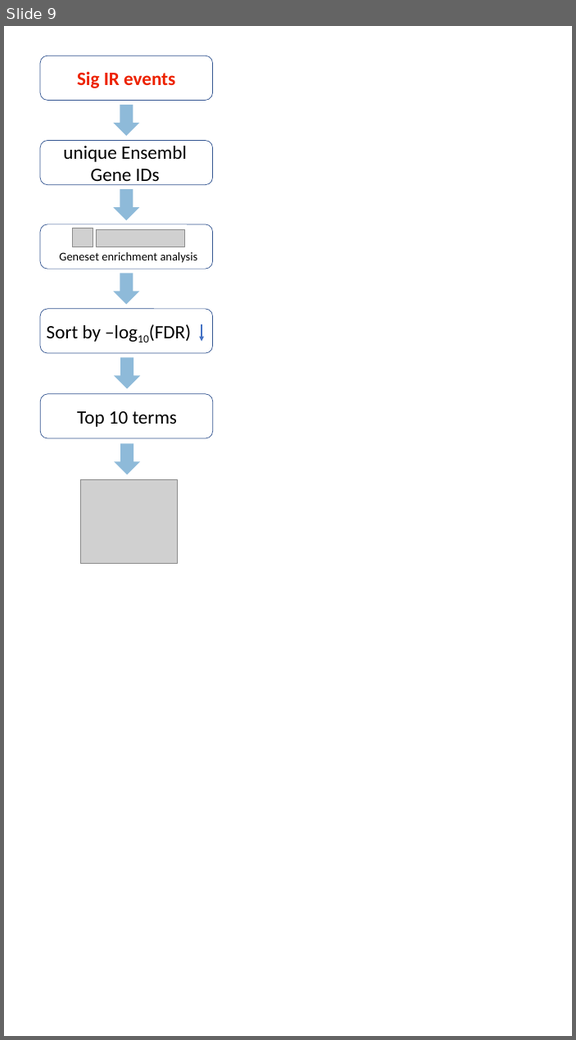
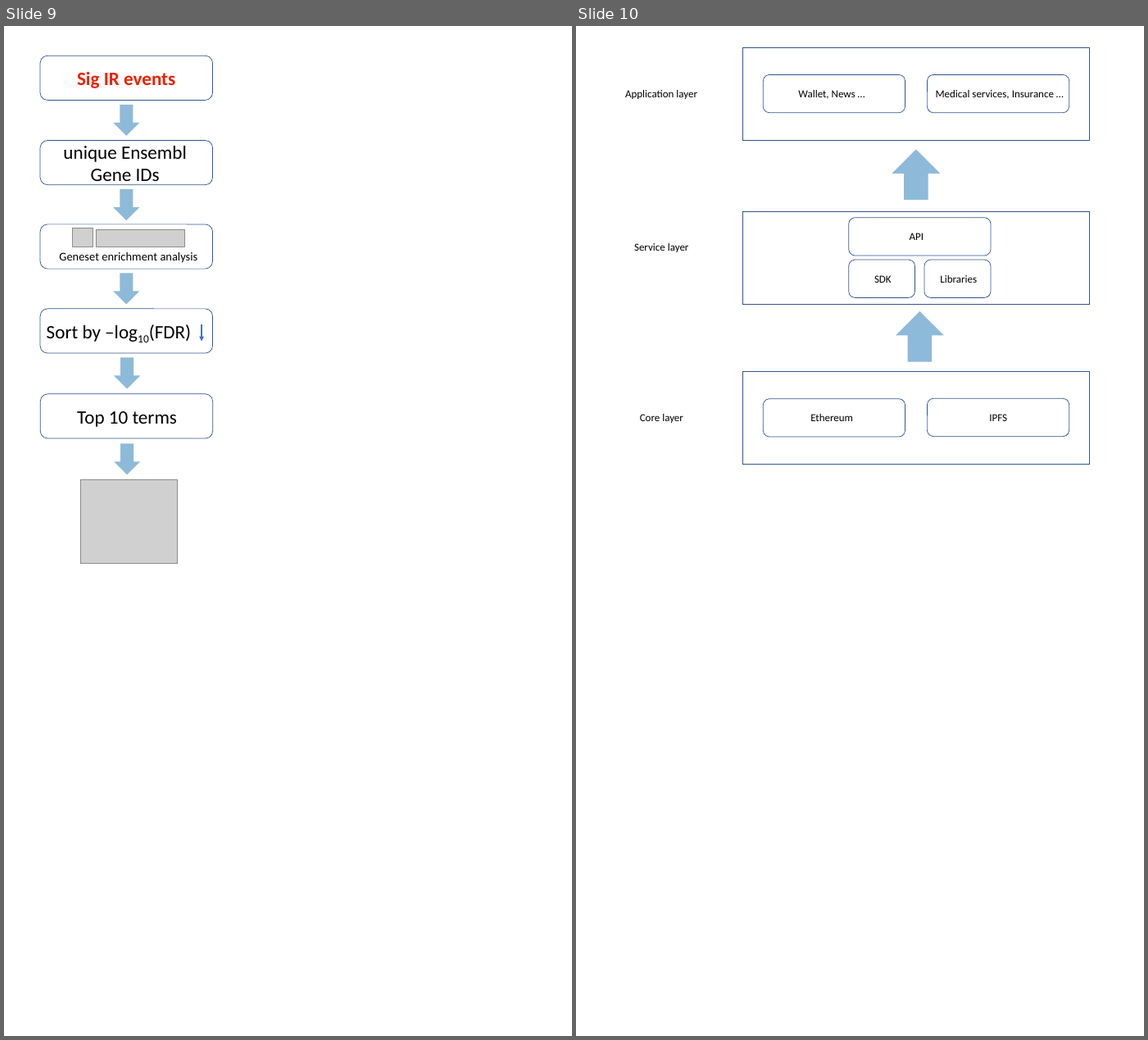
Before and after one commit to Anqi-Dai/SDE2, a slide deck: analysis/14_Day3/analysis/15_true_and_false/workflow chart/workflow chart.pptx. Shown side by side, each under a label of ours: slide 9 before the commit, slides 9 and 10 after it. The pictures are 576x1040 and 1148x1040 pixels, drawn with LibreOffice and Linux fonts; fonts in the diff are those of the drawing; grey boxes stand for pictures. Boxes give left, top, right and bottom in pixels: in the first picture for what was removed or moved away, otherwise in the second. Text is boxed around its words. In the diff, an @@ line names an element or a change of style, - is before the commit and + after.

```diff
--- a/analysis/14_Day3/analysis/15_true_and_false/workflow chart/workflow chart.pptx
+++ b/analysis/14_Day3/analysis/15_true_and_false/workflow chart/workflow chart.pptx
@@ slide 10 added at (576, 26, 1144, 1036), background #FFFFFF @@
@@ rounded rectangle added at (742, 47, 1089, 140), outline #325491 1 pt @@
@@ rounded rectangle added at (763, 74, 906, 113), outline #325491 1 pt @@
@@ rounded rectangle added at (927, 74, 1070, 113), outline #325491 1 pt @@
@@ text added at (625, 90, 697, 99), 18 pt, text #000000 @@
+Application layer
@@ text added at (798, 90, 856, 99), 18 pt, text #000000 @@
+Wallet, News …
@@ text added at (936, 90, 1054, 99), 18 pt, text #000000 @@
+Medical services, Insurance …
@@ down arrow added at (893, 150, 940, 200), fill #1F77B4 at 50% opacity @@
@@ rounded rectangle added at (742, 211, 1089, 304), outline #325491 1 pt @@
@@ rounded rectangle added at (849, 218, 991, 256), outline #325491 1 pt @@
@@ text added at (634, 243, 689, 252), 18 pt, text #000000 @@
+Service layer
@@ text added at (910, 233, 924, 240), 18 pt, text #000000 @@
+API
@@ rounded rectangle added at (849, 260, 915, 297), outline #325491 1 pt @@
@@ rounded rectangle added at (924, 260, 991, 297), outline #325491 1 pt @@
@@ text added at (874, 275, 892, 283), 18 pt, text #000000 @@
+SDK
@@ text added at (940, 275, 977, 283), 18 pt, text #000000 @@
+Libraries
@@ down arrow added at (896, 311, 944, 362), fill #1F77B4 at 50% opacity @@
@@ rounded rectangle added at (742, 371, 1089, 464), outline #325491 1 pt @@
@@ text added at (640, 414, 683, 423), 18 pt, text #000000 @@
+Core layer
@@ rounded rectangle added at (763, 399, 906, 437), outline #325491 1 pt @@
@@ text added at (811, 414, 853, 421), 18 pt, text #000000 @@
+Ethereum
@@ rounded rectangle added at (927, 398, 1070, 437), outline #325491 1 pt @@
@@ text added at (989, 414, 1007, 421), 18 pt, text #000000 @@
+IPFS
```
Also in this commit, not shown: 1 other file.
